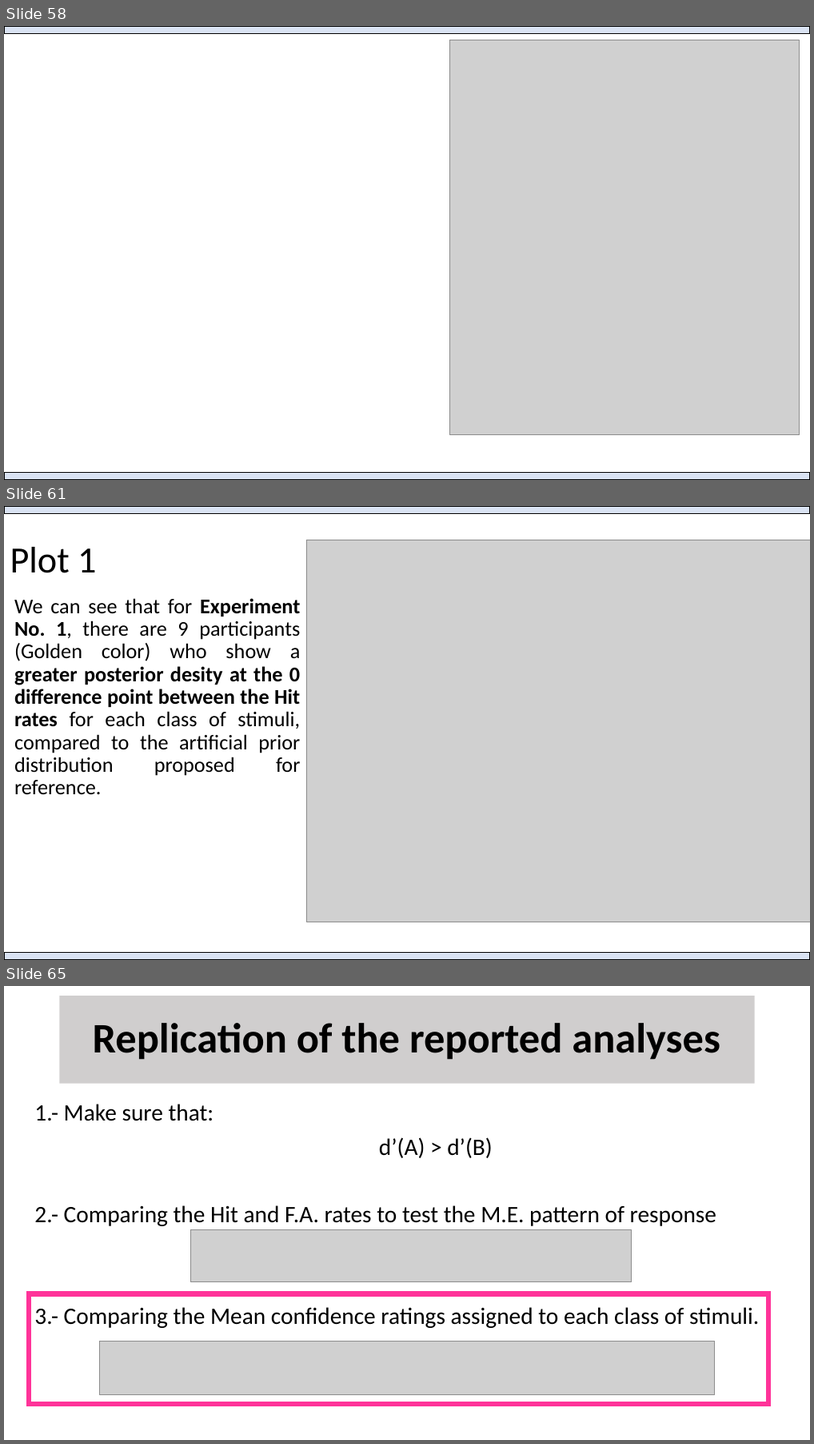
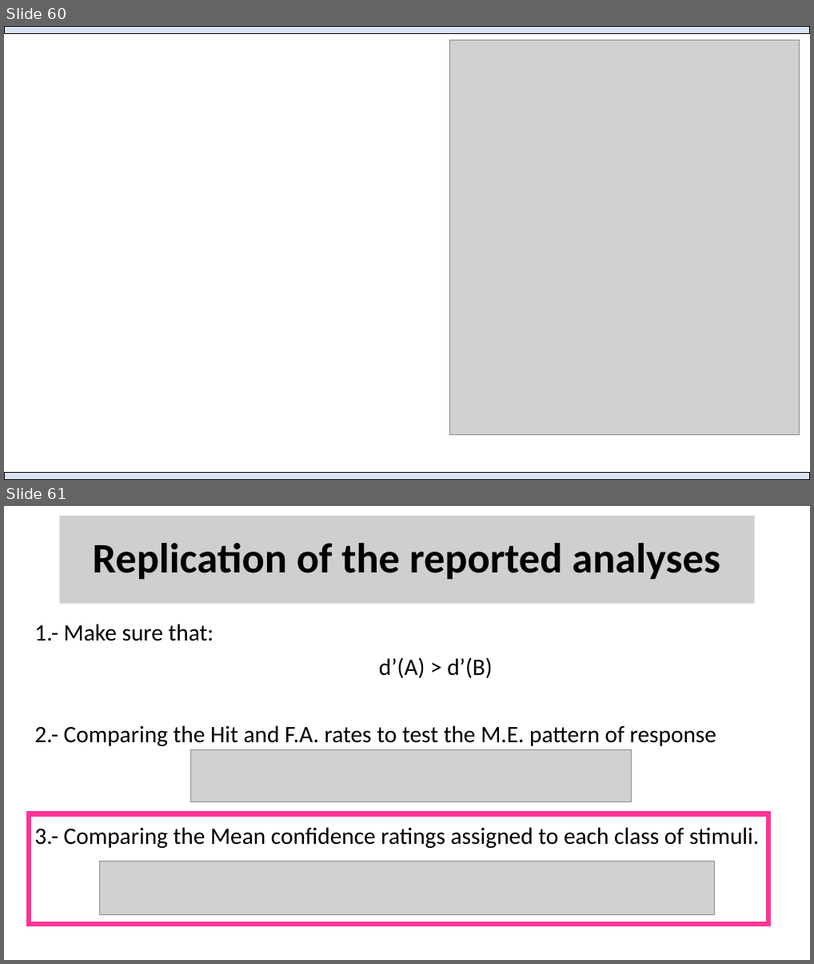
Before and after one commit to Adrifelcha/afchavez-019, a slide deck: Congresos/Presentaciones_Locales/Cowie_2019_BayesianSDT.pptx. Shown one above the other, each under a label of ours: slides 58, 61 and 65 before the commit, slides 60 and 61 after it; the slides between them are not shown. The pictures are 814x1444 and 814x964 pixels, drawn with LibreOffice and Linux fonts; fonts in the diff are those of the drawing; grey boxes stand for pictures. Boxes give left, top, right and bottom in pixels: in the first picture for what was removed or moved away, otherwise in the second. Text is boxed around its words. In the diff, an @@ line names an element or a change of style, - is before the commit and + after.

```diff
--- a/Congresos/Presentaciones_Locales/Cowie_2019_BayesianSDT.pptx
+++ b/Congresos/Presentaciones_Locales/Cowie_2019_BayesianSDT.pptx
@@ slide 61 removed at [4, 506, 810, 960], background #FFFFFF @@
@@ rectangle removed at [4, 506, 810, 514] @@
@@ title removed at [10, 547, 96, 573] @@
-Plot 1
@@ picture removed at [306, 540, 810, 922] @@
@@ text removed at [14, 598, 301, 794] @@
-We can see that for Experiment No. 1, there are 9 participants (Golden color) who show a greater posterior desity at the 0 difference point between the Hit rates for each class of stimuli, compared to the artificial prior distribution proposed for reference.
@@ rectangle removed at [4, 952, 810, 960] @@
@@ what was slide 58 is now slide 60 @@
@@ what was slide 65 is now slide 61 @@
```
Also in this commit, not shown: 3 slides changed, 6 other slides removed, 13 other files.
